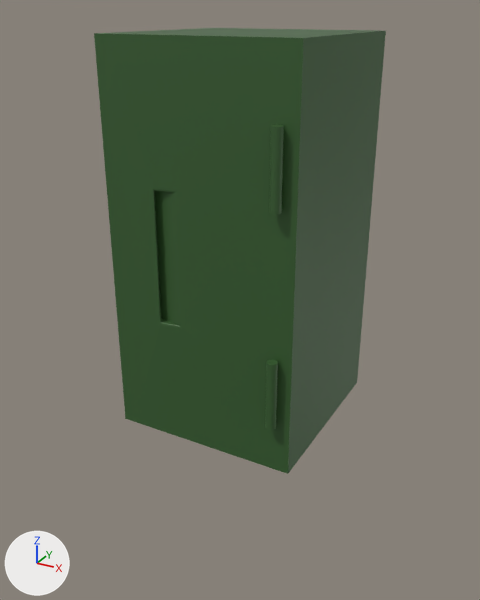
The FBX model Assets/ArtAssets/Environment/Locker.fbx, before and after one commit.
Camera for both pictures: a 50 mm lens placed at (-2.212, -1.474, 1.051), pointed at (-2.911, -0.202, 0.415). The lights are fixed; the arrows at lower left show +X, +Y and +Z. Vertices at the same position are counted once.

The scene before the commit, as lines of its bpy script (objects in view):
```python
me_cube_097 = bpy.data.meshes.new('Cube.097')
me_cube_097.from_pydata(...)  # 130 vertices, 87 faces; spans x -1.0..1.0, y -1.12..1.0, z 0.0..2.0
me_cube_097.materials.append(mat_locker)  # dark green #375e2f
ob_locker = bpy.data.objects.new('Locker', me_cube_097)
ob_locker.location = (-3.0, 0.0, 0.0)
ob_locker.scale = (0.25, 0.25, 0.5)
```
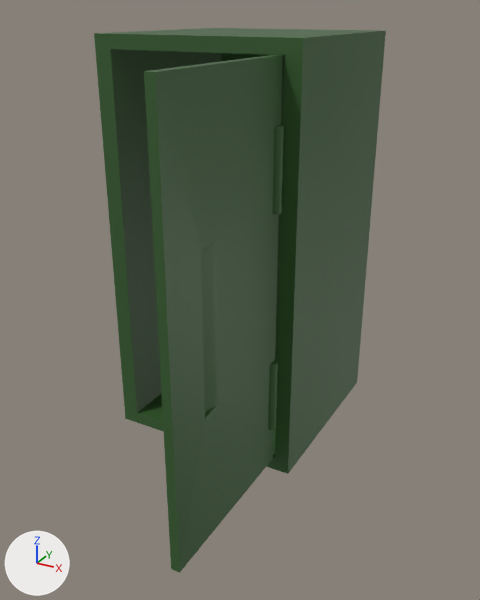
The newer file adds a shape key; the second version is drawn at full value of the shape key 'LockerOpen' of 'Locker.002', and the change is written as the vertex moves it makes.

What changed in the scene script:
```text
Change me_cube_097:
    used by ob_locker; location = (-3.0, 0.0, 0.0); scale = (0.25, 0.25, 0.5)
    remove me_cube_097.from_pydata(...)  # 130 vertices, 87 faces; spans x -1.0..1.0, y -1.12..1.0, z 0.0..2.0
    add me_cube_097.from_pydata(...)  # 112 vertices, 66 faces; spans x -1.0..1.0, y -1.12..1.0, z 0.0..2.0
    me_cube_097 part 1
    18 vertices are removed from x -0.83..0.83, y -1.02..-0.92, z 0.06..1.94
    21 faces are deleted
    4 vertices in x 0.83, y -1.0..0.92, z 0.06..1.94 move by (0.02, 0.0, 0.0)
Add me_cube_339:
    me_cube_339.from_pydata(...)  # 22 vertices, 21 faces; spans x 0.75..0.85, y -2.66..-1.0, z 0.06..1.94
    me_cube_339.materials.append(mat_locker)  # dark green #375e2f
Add ob_locker_002:
    ob_locker_002 = bpy.data.objects.new('Locker.002', me_cube_339)
    ob_locker_002.location = (-3.0, 0.0, 0.0)
    ob_locker_002.scale = (0.25, 0.25, 0.5)
```

Changed parts and their boxes (x1, y1, x2, y2) in the pictures (480 x 600 px):
'Locker.002', added (green): after (144, 55, 283, 573)
part 1 of me_cube_097, cut back: (109, 47, 301, 474) in both
